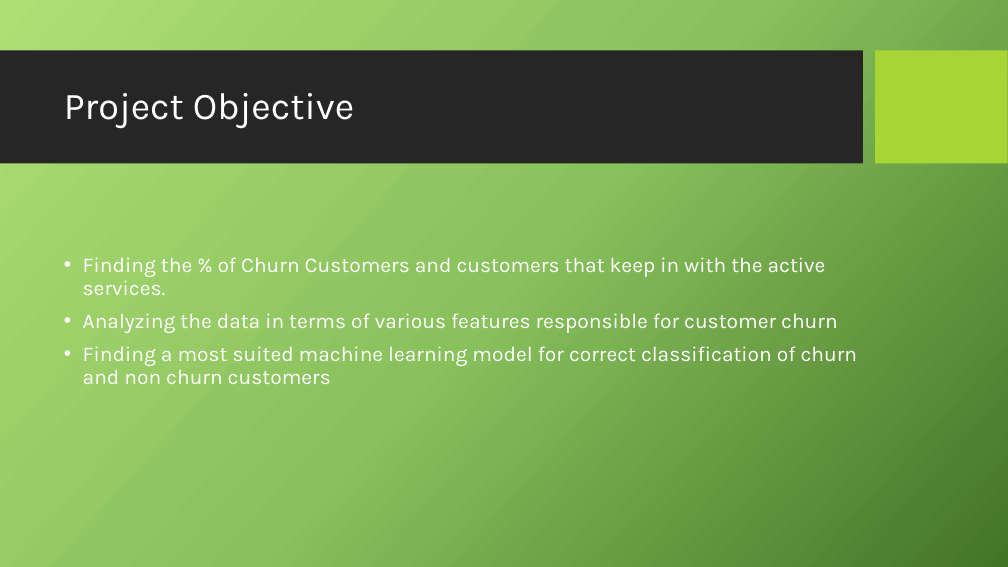
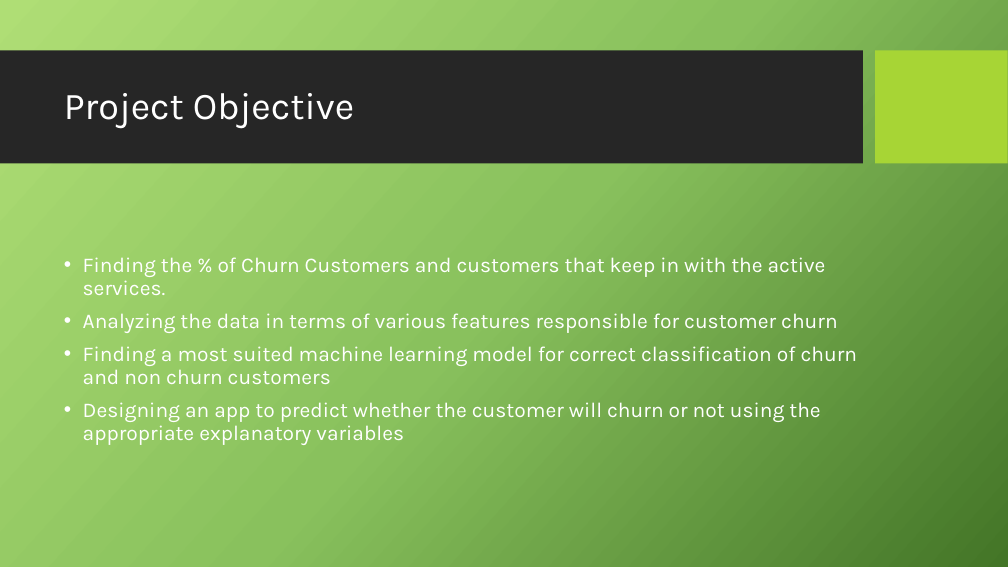
Before and after one commit to Kevin-McConchie/project4fork, a slide deck: slide 4 of Telecom Customer Churn - Presentation.pptx. Drawn at 1008x567 pixels with LibreOffice and Linux fonts; fonts in the diff are those of the drawing; background and template pictures are left out. Boxes give left, top, right and bottom in pixels: in the first picture for what was removed or moved away, otherwise in the second. Text is boxed around its words. In the diff, an @@ line names an element or a change of style, - is before the commit and + after.

Commit message:
commit changes

```diff
--- a/Telecom Customer Churn - Presentation.pptx
+++ b/Telecom Customer Churn - Presentation.pptx
@@ text at [83, 402, 820, 445]: paragraph added @@
+• Designing an app to predict whether the customer will churn or not using the appropriate explanatory variables
```
Also in this commit, not shown: 1 slide added.
